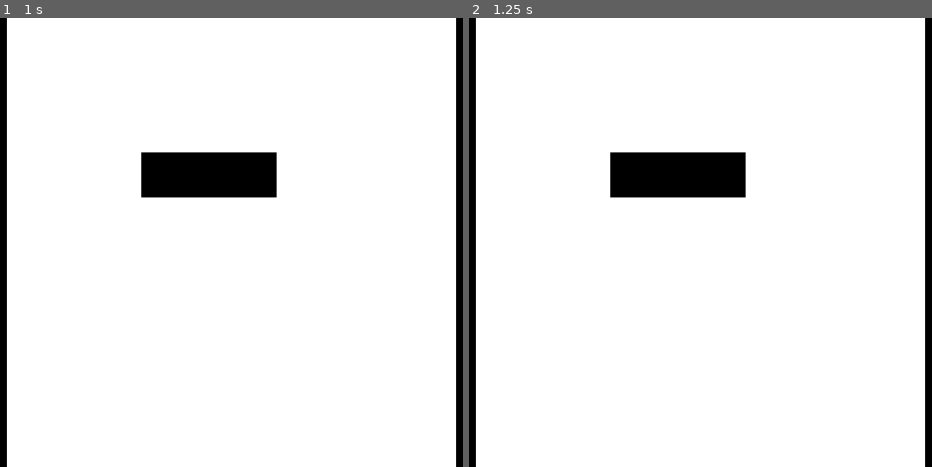
Above: before the commit, frames 1-2 (left to right).
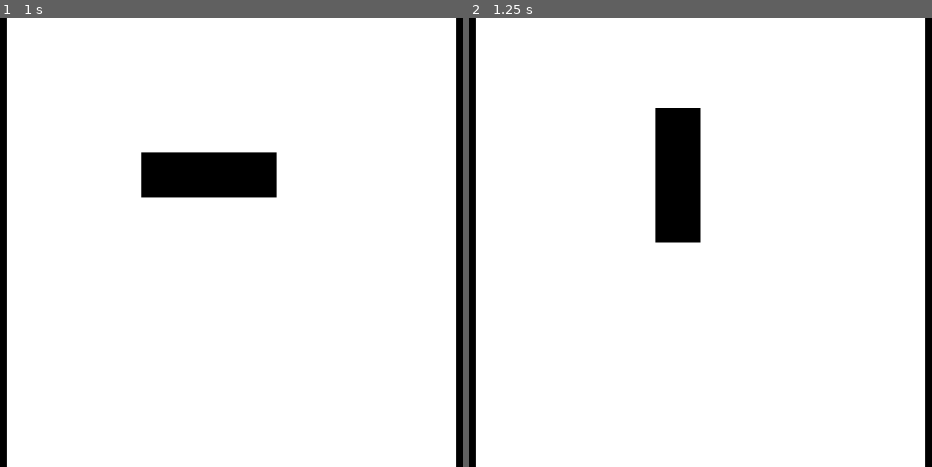
Above: after the commit, the same moments.

Repository: Dobefu/godot-game-of-life
Game: Godot game, scene res://main.tscn
Two runs of this game, one before a commit and one after it. Both use one fixed random seed, a clock stepped at 60 frames per second and the inputs below.
Inputs:
- Up to frame 1 (1 s): tap Enter at 0.5 s
- Up to frame 2 (1.25 s): no input

Frame 1 is identical in both runs. In frame 2, 4.0% of the frame differs, in the area x 30-60%, y 20-51%.

Commit message:
Add a basic game loop

Diff:
--- a/game-base.gd
+++ b/game-base.gd
@@ -1,8 +1,16 @@
 extends Control
 class_name GameBase
 
+enum State {
+	PLAYING,
+	PAUSED,
+}
+
 var board_size: int = 10
 var board: Array
+
+var state: State
+var tick_delta: float = 0
 
 func _ready() -> void:
 	board = []
@@ -13,9 +21,52 @@
 	board[34] = true
 	board[35] = true
 
+	# TODO Replace once a pause button has been implemented.
+	state = State.PLAYING
+
 func _process(_delta: float) -> void:
+	tick_delta += _delta
+
+	if (tick_delta < 1):
+		return
+
+	tick_delta = tick_delta - 1
+
 	var has_changed: bool = false
-	var new_board: Array = board
+	var new_board: Array = board.duplicate()
+
+	if state == State.PLAYING:
+		for i in range(0, board_size ** 2):
+			var live_neighbours: int = 0
+			var coords_to_check: Array = [
+				i - board_size - 1,
+				i - board_size,
+				i - board_size + 1,
+				i - 1,
+				i + 1,
+				i + board_size - 1,
+				i + board_size,
+				i + board_size + 1,
+			]
+
+			for j in coords_to_check:
+				if j >= 0 && j < board_size ** 2 && board[j] == true:
+					live_neighbours += 1
+
+			if live_neighbours < 2:
+				if new_board[i] == true:
+					has_changed = true
+				new_board[i] = false
+
+			if live_neighbours > 3:
+				if new_board[i] == true:
+					has_changed = true
+				new_board[i] = false
+
+			if live_neighbours == 3:
+				if new_board[i] == false:
+					has_changed = true
+				new_board[i] = true
 
 	if has_changed:
 		board = new_board
